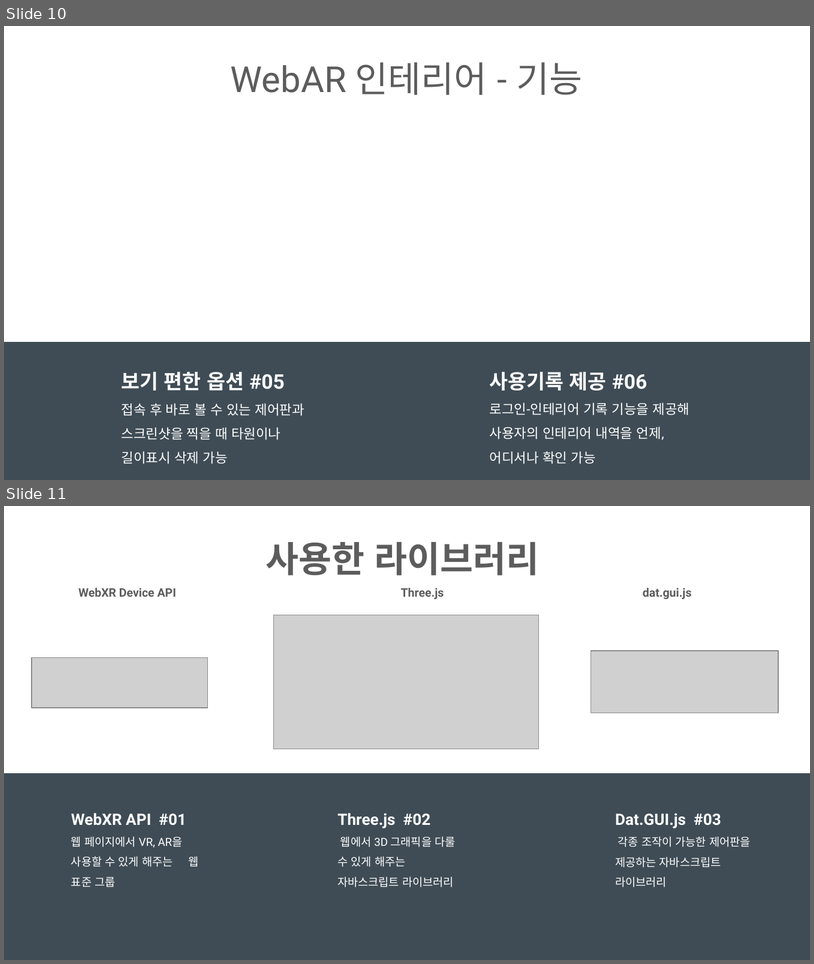
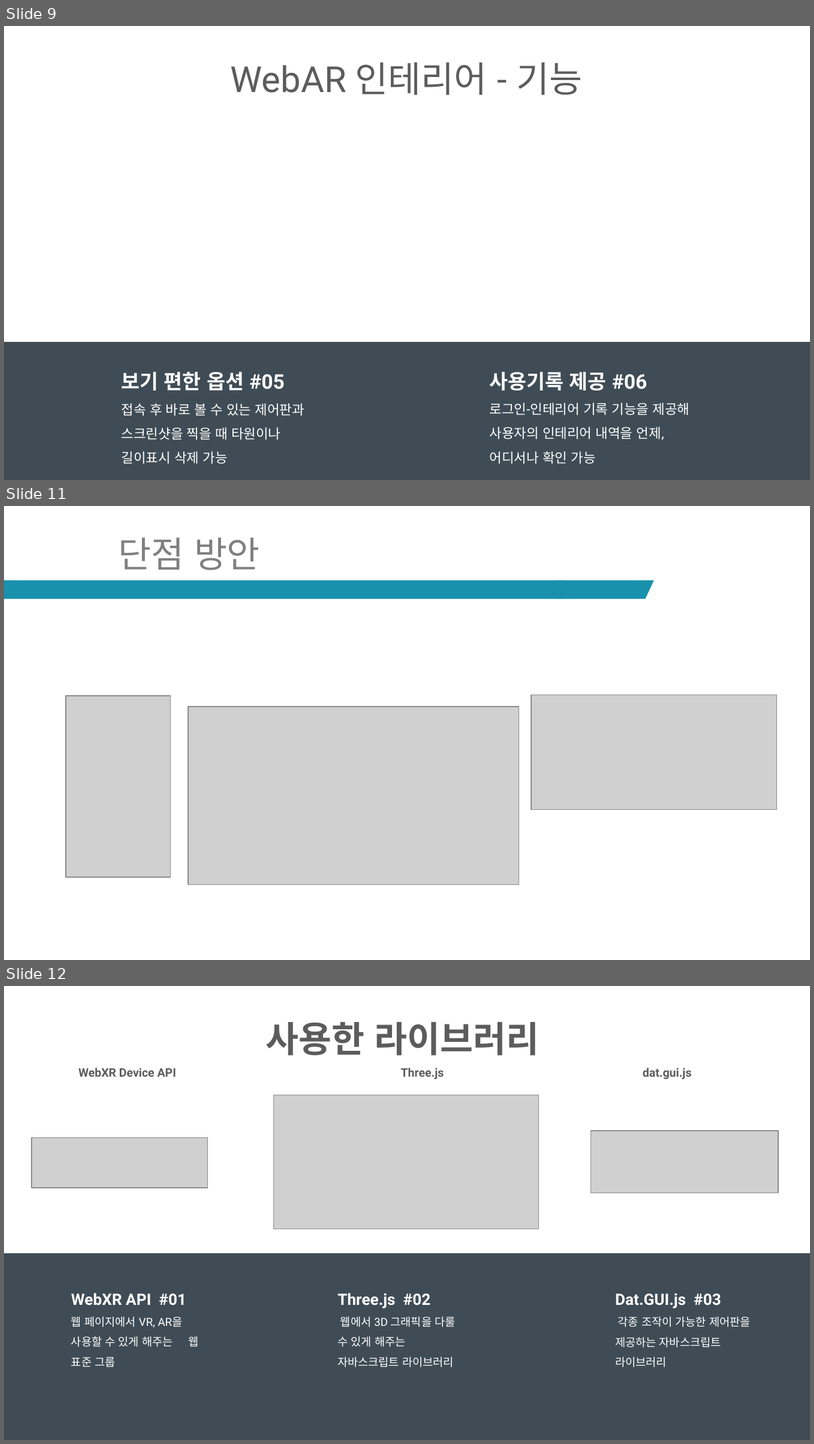
Before and after one commit to ptyoiy/ARwork, a slide deck: 호남-발표자료.pptx. Shown one above the other, each under a label of ours: slides 10 and 11 before the commit, slides 9, 11 and 12 after it; the slides between them are not shown. The pictures are 814x964 and 814x1444 pixels, drawn with LibreOffice and Linux fonts; fonts in the diff are those of the drawing; grey boxes stand for pictures; background and template pictures are left out. Boxes give left, top, right and bottom in pixels: in the first picture for what was removed or moved away, otherwise in the second. Text is boxed around its words. In the diff, an @@ line names an element or a change of style, - is before the commit and + after.

```diff
--- a/호남-발표자료.pptx
+++ b/호남-발표자료.pptx
@@ slide 11 added at <box>4,506,810,960</box>, background #FFFFFF @@
@@ title added at <box>118,537,260,570</box>, 32 pt, text #808080 @@
+단점 방안
@@ rectangle added at <box>4,580,562,599</box>, fill #1991AC @@
@@ freeform shape added at <box>559,580,654,599</box>, fill #1991AC @@
@@ picture added at <box>66,696,171,877</box> @@
@@ picture added at <box>531,694,777,809</box> @@
@@ picture added at <box>188,706,518,884</box> @@
@@ what was slide 10 is now slide 9 @@
@@ what was slide 11 is now slide 12 @@
```
Also in this commit, not shown: 4 slides changed, 2 other slides added.
